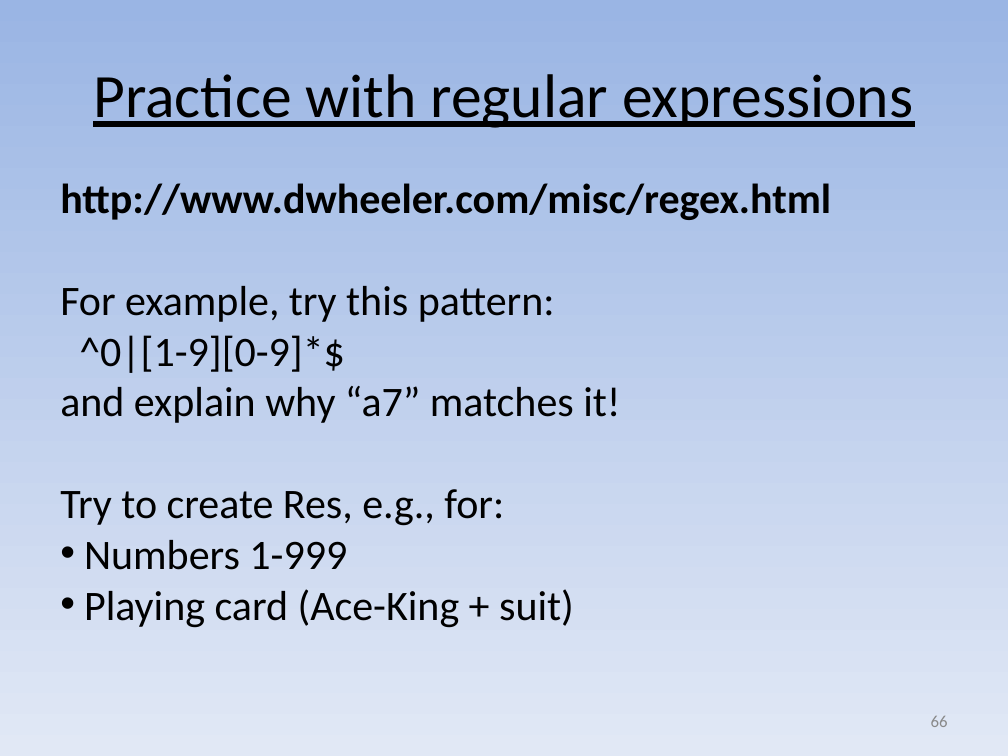
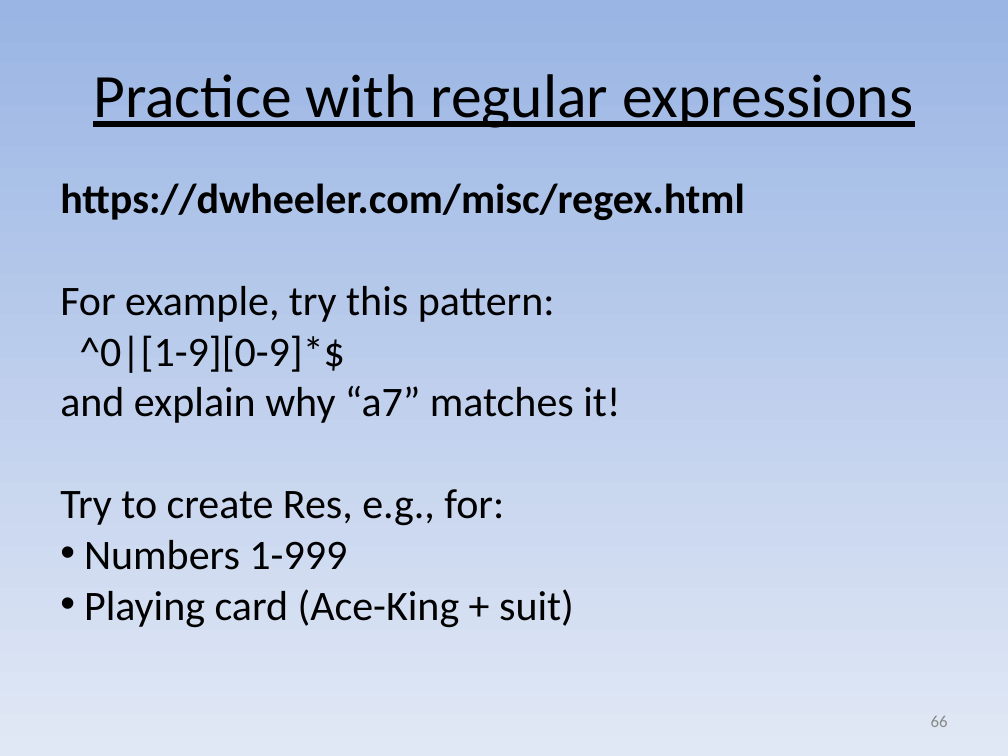
Before and after one commit to david-a-wheeler/david-a-wheeler.github.io, a slide deck: slide 66 of secure-class/presentations/Secure-Software-2-Input-Validation.ppt. Drawn at 1008x756 pixels with LibreOffice and Linux fonts; fonts in the diff are those of the drawing. Boxes give left, top, right and bottom in pixels: in the first picture for what was removed or moved away, otherwise in the second. Text is boxed around its words. In the diff, an @@ line names an element or a change of style, - is before the commit and + after.

```diff
--- a/secure-class/presentations/Secure-Software-2-Input-Validation.ppt
+++ b/secure-class/presentations/Secure-Software-2-Input-Validation.ppt
@@ text at <box>60,183,745,220</box>: text changed @@
-http://www.dwheeler.com/misc/regex.html
+https://dwheeler.com/misc/regex.html
```
Also in this commit, not shown: 1 other slide changed, 1 other file.
